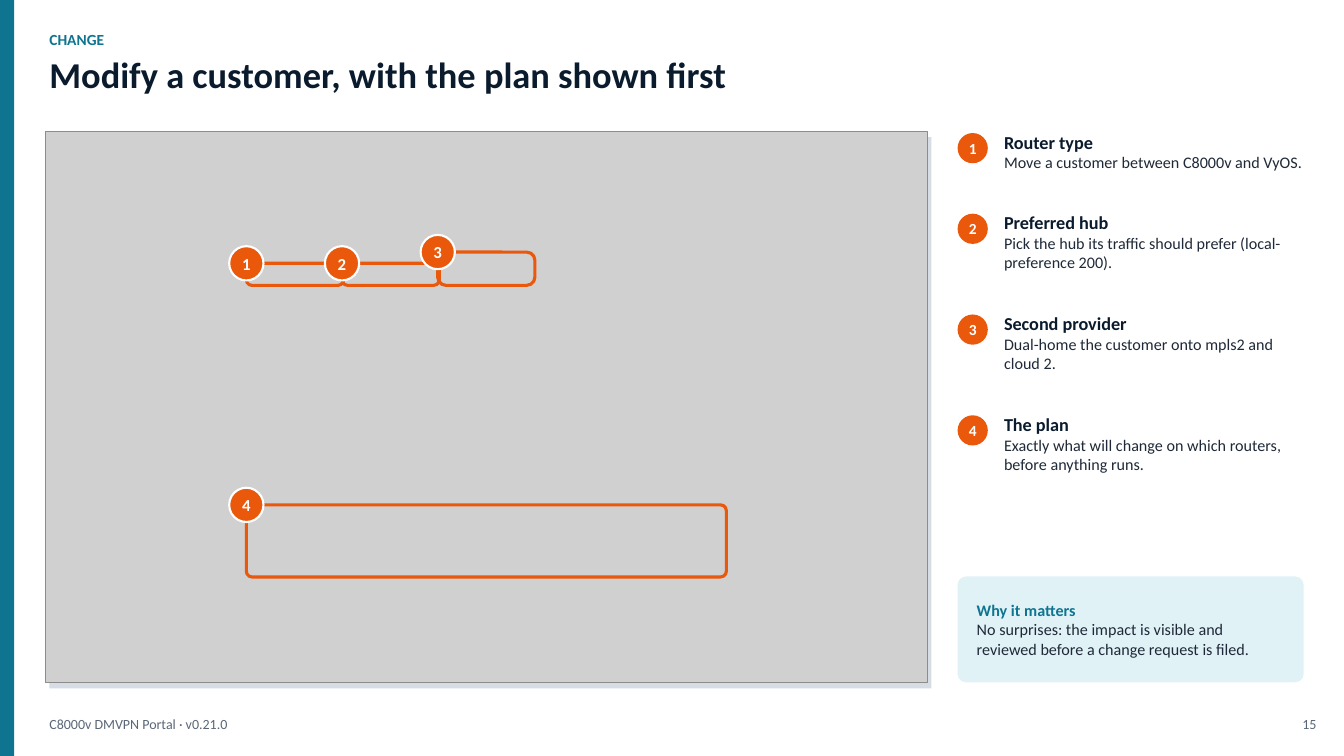
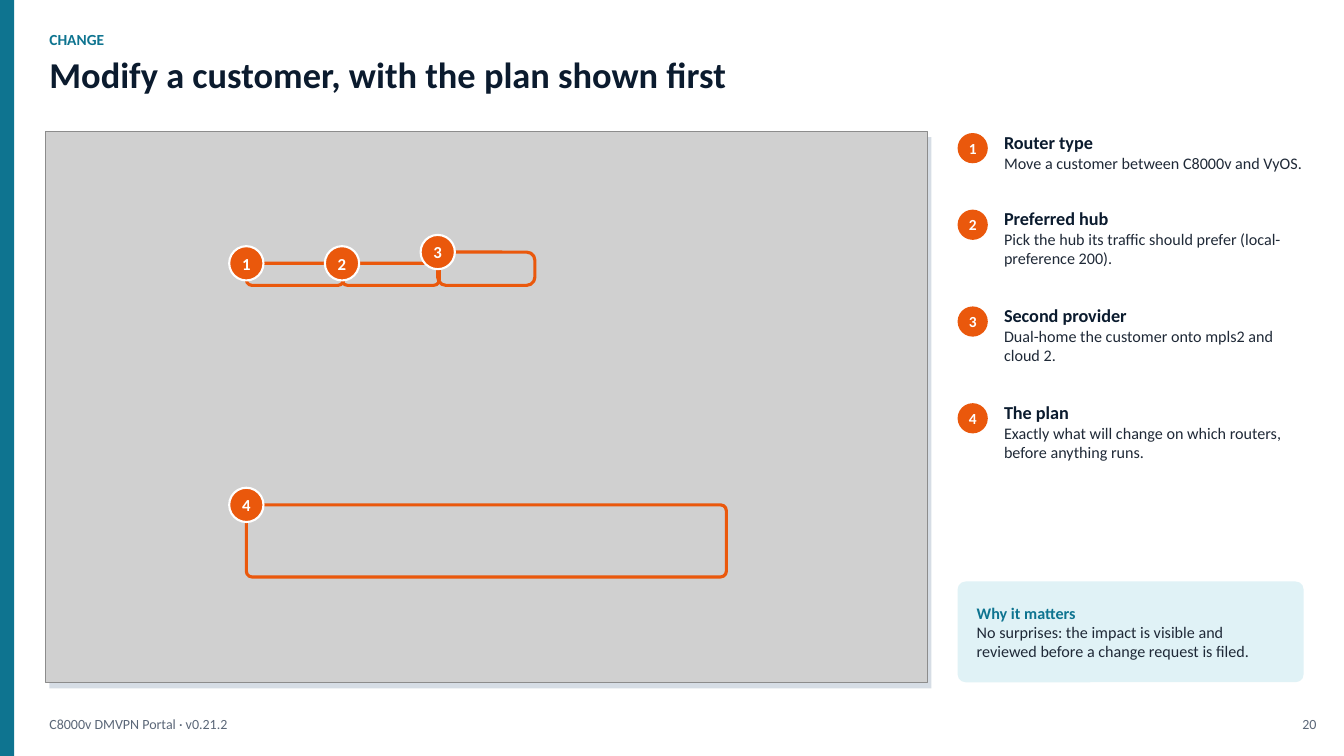
Before and after one commit to dcantor/c8000v-dmvpn-lab, a slide deck: slide 20 of docs/presentation/c8000v-dmvpn-portal.pptx (slide 15 before the commit). Drawn at 1344x756 pixels with LibreOffice and Linux fonts; fonts in the diff are those of the drawing; grey boxes stand for pictures. Boxes give left, top, right and bottom in pixels: in the first picture for what was removed or moved away, otherwise in the second. Text is boxed around its words. In the diff, an @@ line names an element or a change of style, - is before the commit and + after.

```diff
--- a/docs/presentation/c8000v-dmvpn-portal.pptx
+++ b/docs/presentation/c8000v-dmvpn-portal.pptx
@@ text "Preferred hub" moved from (x1=1004, y1=216, x2=1280, y2=271) to (x1=1004, y1=212, x2=1280, y2=267) @@
@@ ellipse "2" moved from (x1=958, y1=214, x2=988, y2=244) to (x1=958, y1=210, x2=988, y2=240) @@
@@ ellipse "3" moved from (x1=958, y1=315, x2=988, y2=345) to (x1=958, y1=307, x2=988, y2=337) @@
@@ text "Second provider" moved from (x1=1004, y1=317, x2=1273, y2=369) to (x1=1004, y1=309, x2=1273, y2=361) @@
@@ ellipse "4" moved from (x1=958, y1=415, x2=988, y2=446) to (x1=958, y1=403, x2=988, y2=434) @@
@@ text "The plan" moved from (x1=1004, y1=418, x2=1281, y2=473) to (x1=1004, y1=406, x2=1281, y2=461) @@
@@ rounded rectangle resized from (x1=958, y1=577, x2=1304, y2=683) to (x1=958, y1=582, x2=1304, y2=683) @@
@@ text at (x1=49, y1=719, x2=228, y2=729): text changed @@
-C8000v DMVPN Portal · v0.21.0
+C8000v DMVPN Portal · v0.21.2
@@ text at (x1=1302, y1=720, x2=1316, y2=729): text changed @@
-15
+20
```
Also in this commit, not shown: 22 other slides changed, 16 slides added, 20 other files.
